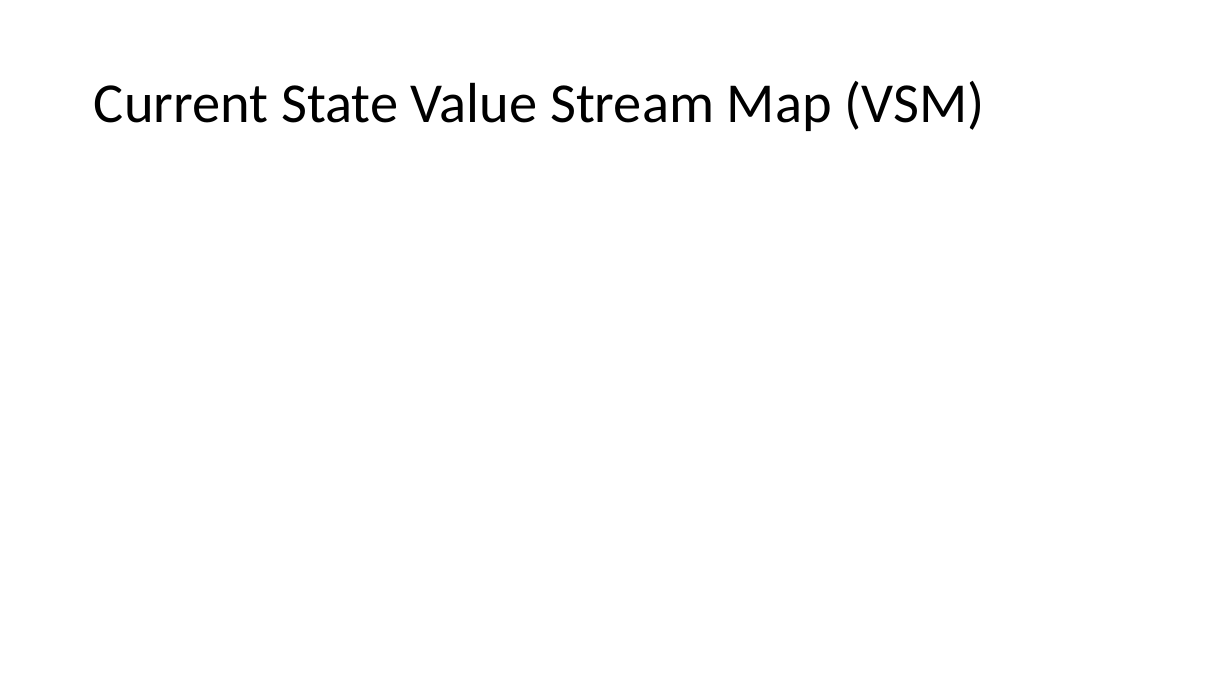
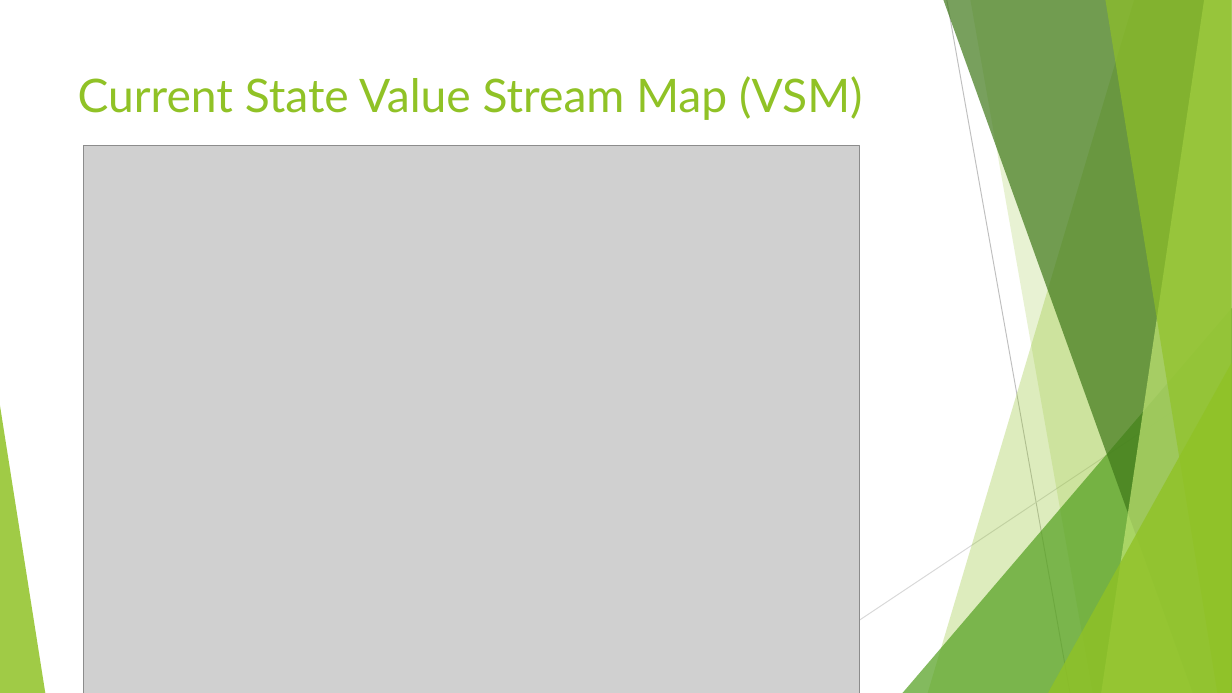
Before and after one commit to Konnie789/ENSE-470, a slide deck: slide 2 of Milestone 1/Milestone-1.ppt. Drawn at 1232x693 pixels with LibreOffice and Linux fonts; fonts in the diff are those of the drawing; grey boxes stand for pictures. Boxes give left, top, right and bottom in pixels: in the first picture for what was removed or moved away, otherwise in the second. Text is boxed around its words. In the diff, an @@ line names an element or a change of style, - is before the commit and + after.

```diff
--- a/Milestone 1/Milestone-1.ppt
+++ b/Milestone 1/Milestone-1.ppt
@@ title "Current State Value Stream Map ...": place and size @@
-title "Current State Value Stream Map ..." at [94,81,985,131]
+title "Current State Value Stream Map ..." at [78,76,862,120]
@@ title "Current State Value Stream Map ..." at [78,76,862,120]: size 44 to 36 pt, font Calibri to Lato, text colour #000000 to #90C226; line spacing 0.9 to 1; vertical alignment middle to top @@
@@ picture added at [84,145,860,693] @@
@@ group added at [0,0,1231,693]: 5 freeform shapes, 3 triangles, 2 lines @@
```
Also in this commit, not shown: 5 other slides changed, 2 slides added, 1 slide removed.
